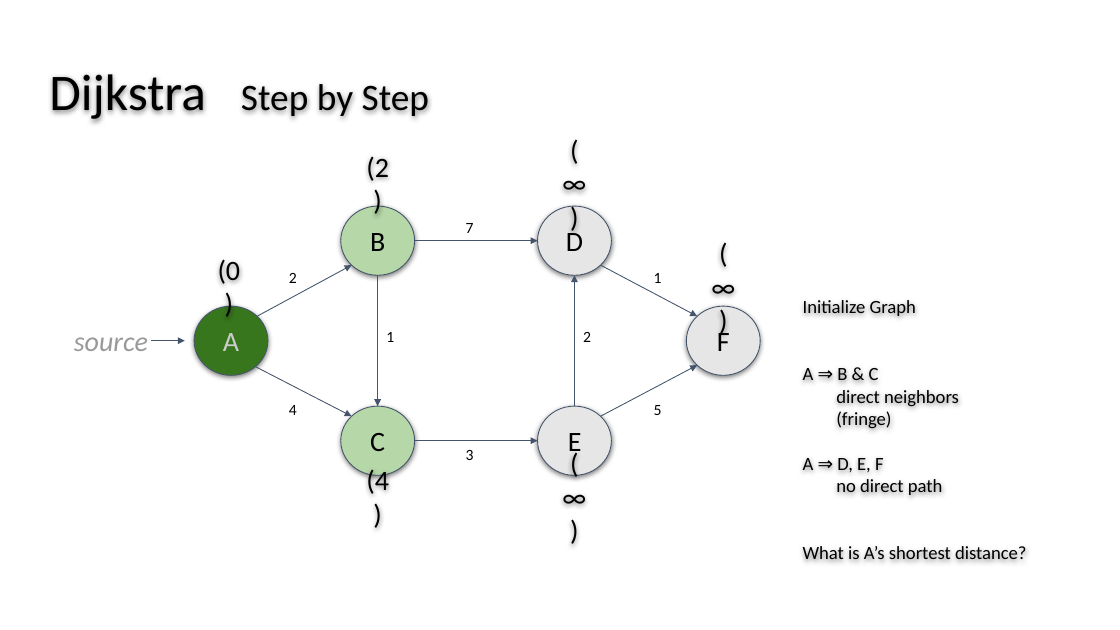
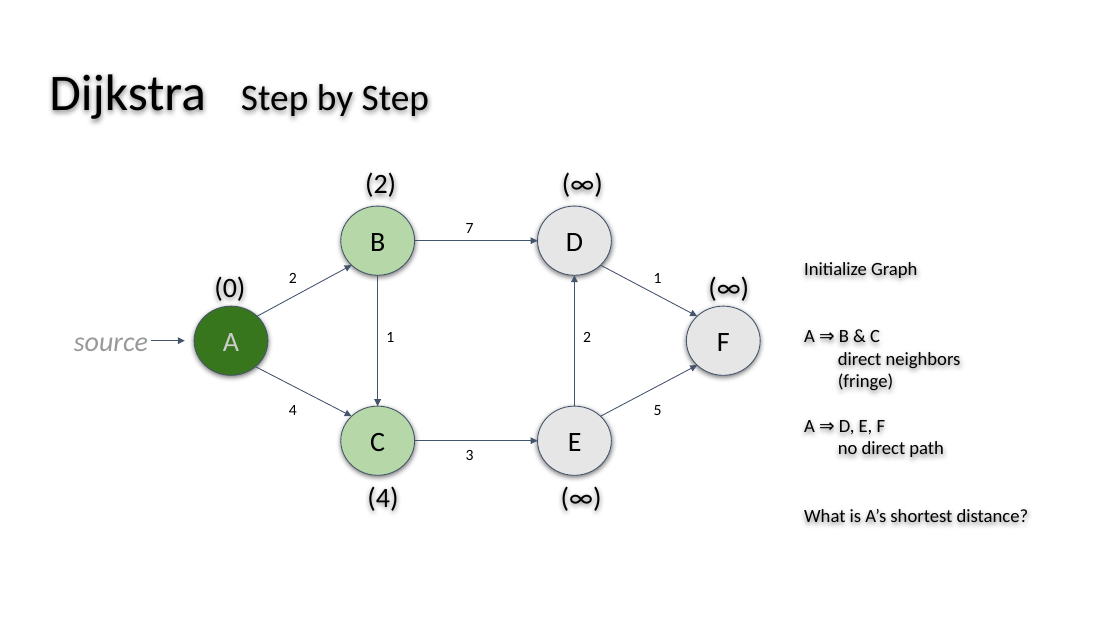
Before and after one commit to wslatts/Dijkstra_AStar_Presentation, a slide deck: slide 4 of Slides_Part2_AlgorithmAnalysis.pptx. Drawn at 1120x630 pixels with LibreOffice and Linux fonts; fonts in the diff are those of the drawing. Boxes give left, top, right and bottom in pixels: in the first picture for what was removed or moved away, otherwise in the second. Text is boxed around its words. In the diff, an @@ line names an element or a change of style, - is before the commit and + after.

```diff
--- a/Slides_Part2_AlgorithmAnalysis.pptx
+++ b/Slides_Part2_AlgorithmAnalysis.pptx
@@ text "(2)" rewrapped from (366,157,389,181) to (365,173,396,197) @@
@@ text "(∞)" rewrapped from (549,162,602,203) to (549,162,617,203) @@
@@ text "(0)" rewrapped from (218,260,241,284) to (214,277,245,301) @@
@@ text "(∞)" rewrapped from (697,266,750,307) to (697,266,761,307) @@
@@ text "Initialize Graph": place and size @@
-text "Initialize Graph" at (803,300,1027,559)
+text "Initialize Graph" at (804,262,1029,522)
@@ text "(4)" rewrapped from (366,470,389,497) to (367,486,398,511) @@
@@ text "(∞)" rewrapped from (549,476,602,517) to (549,476,615,517) @@
```
Also in this commit, not shown: 14 other slides changed.
